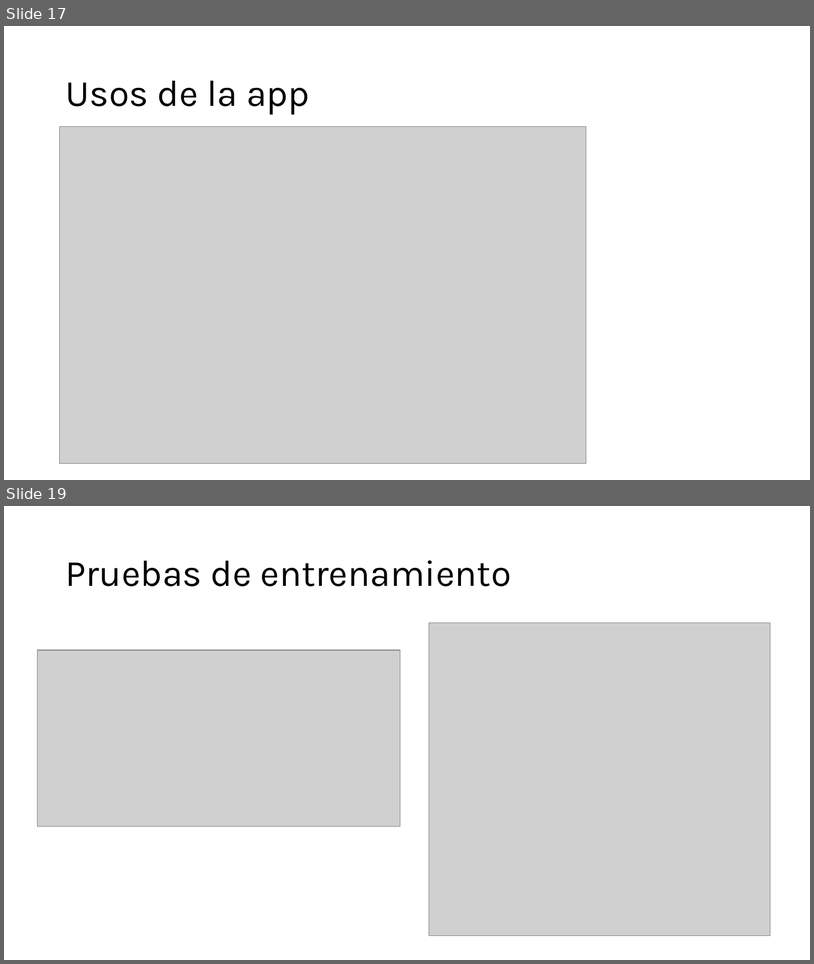
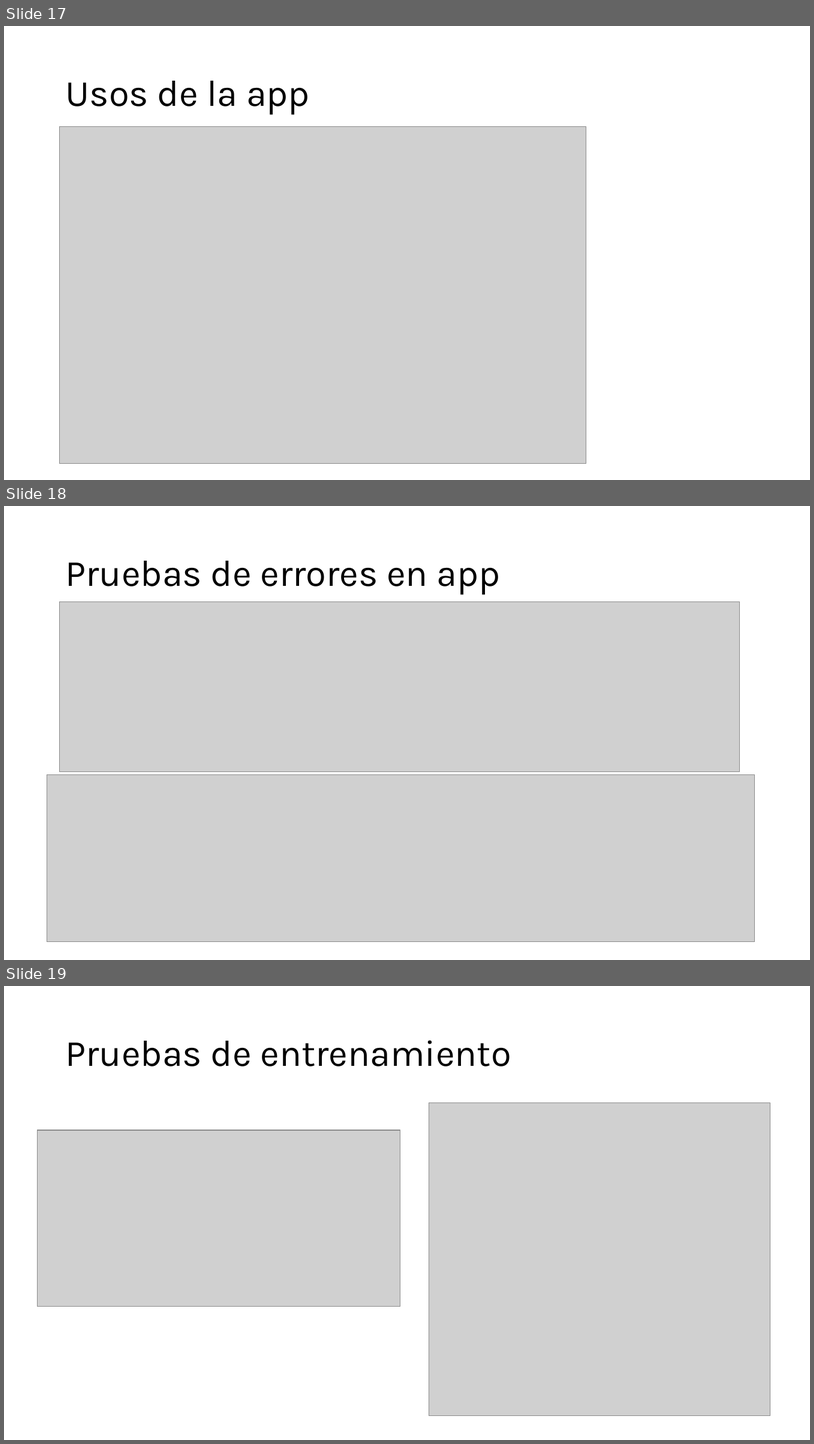
Before and after one commit to ricrod01/PROYECTO_4_DL, a slide deck: docs/Presentacion_Proyecto4.pptx. Shown one above the other, each under a label of ours: slides 17 and 19 before the commit, slides 17, 18 and 19 after it; the slides between them are not shown. The pictures are 814x964 and 814x1444 pixels, drawn with LibreOffice and Linux fonts; fonts in the diff are those of the drawing; grey boxes stand for pictures. Boxes give left, top, right and bottom in pixels: in the first picture for what was removed or moved away, otherwise in the second. Text is boxed around its words. In the diff, an @@ line names an element or a change of style, - is before the commit and + after.

Commit message:
Pruebas
Se agregan pruebas de la app

```diff
--- a/docs/Presentacion_Proyecto4.pptx
+++ b/docs/Presentacion_Proyecto4.pptx
@@ slide 18 added at [4, 506, 810, 960], background #FFFFFF @@
@@ title added at [65, 561, 500, 595], 44 pt, text #000000 @@
+Pruebas de errores en app
@@ picture added at [60, 602, 740, 772] @@
@@ picture added at [47, 775, 755, 942] @@
```
Also in this commit, not shown: 1 slide removed.
